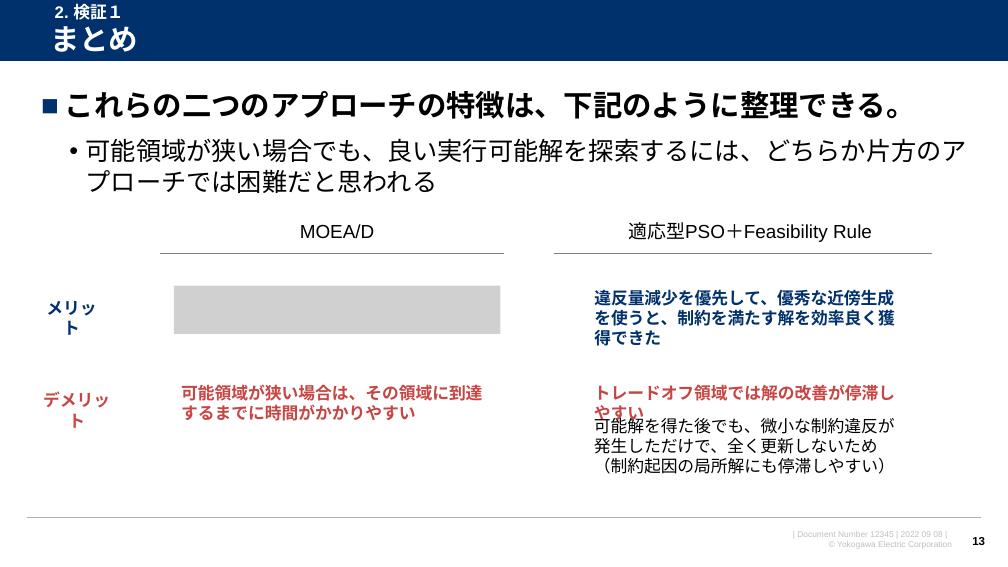
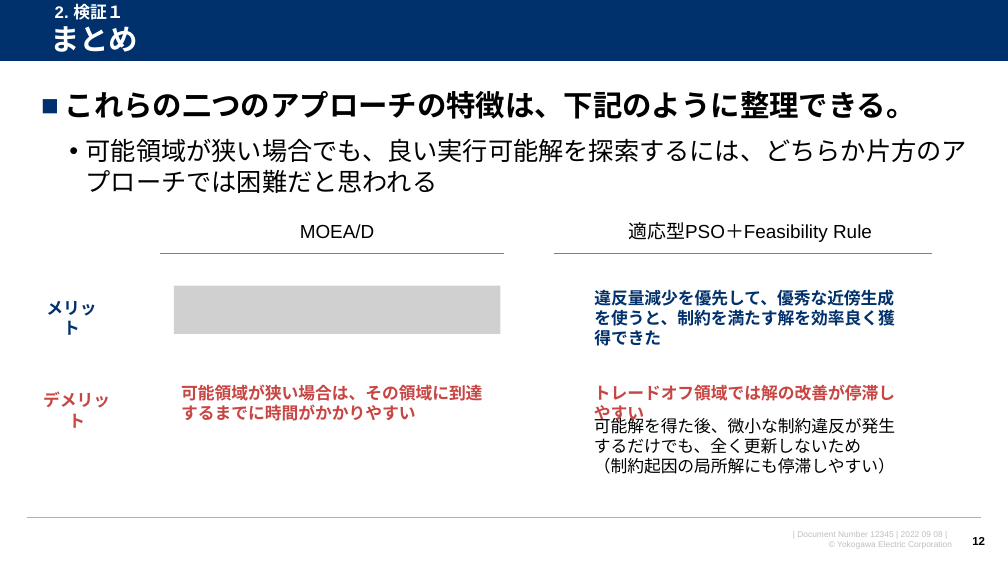
Before and after one commit to watarukumagai-git/opt, a slide deck: slide 12 of opt/220915_スケジューリング問題の検証_rev.0.pptx (slide 13 before the commit). Drawn at 1008x567 pixels with LibreOffice and Linux fonts; fonts in the diff are those of the drawing; grey boxes stand for pictures; background and template pictures are left out. Boxes give left, top, right and bottom in pixels: in the first picture for what was removed or moved away, otherwise in the second. Text is boxed around its words. In the diff, an @@ line names an element or a change of style, - is before the commit and + after.

```diff
--- a/opt/220915_スケジューリング問題の検証_rev.0.pptx
+++ b/opt/220915_スケジューリング問題の検証_rev.0.pptx
@@ text at (x1=594, y1=415, x2=895, y2=454): text changed @@
-可能解を得た後でも、微小な制約違反が発生しただけで、全く更新しないため
+可能解を得た後、微小な制約違反が発生するだけでも、全く更新しないため
```
Also in this commit, not shown: 15 other slides changed, 4 slides added.
